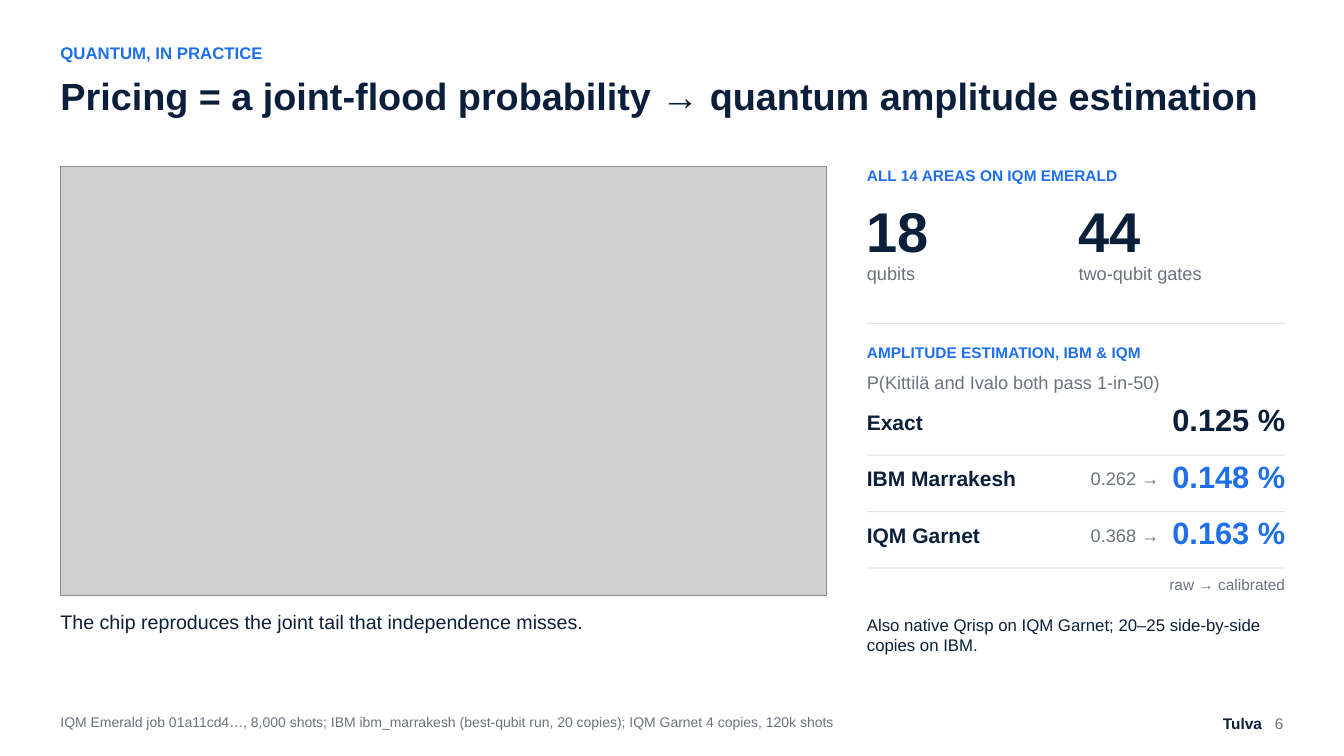
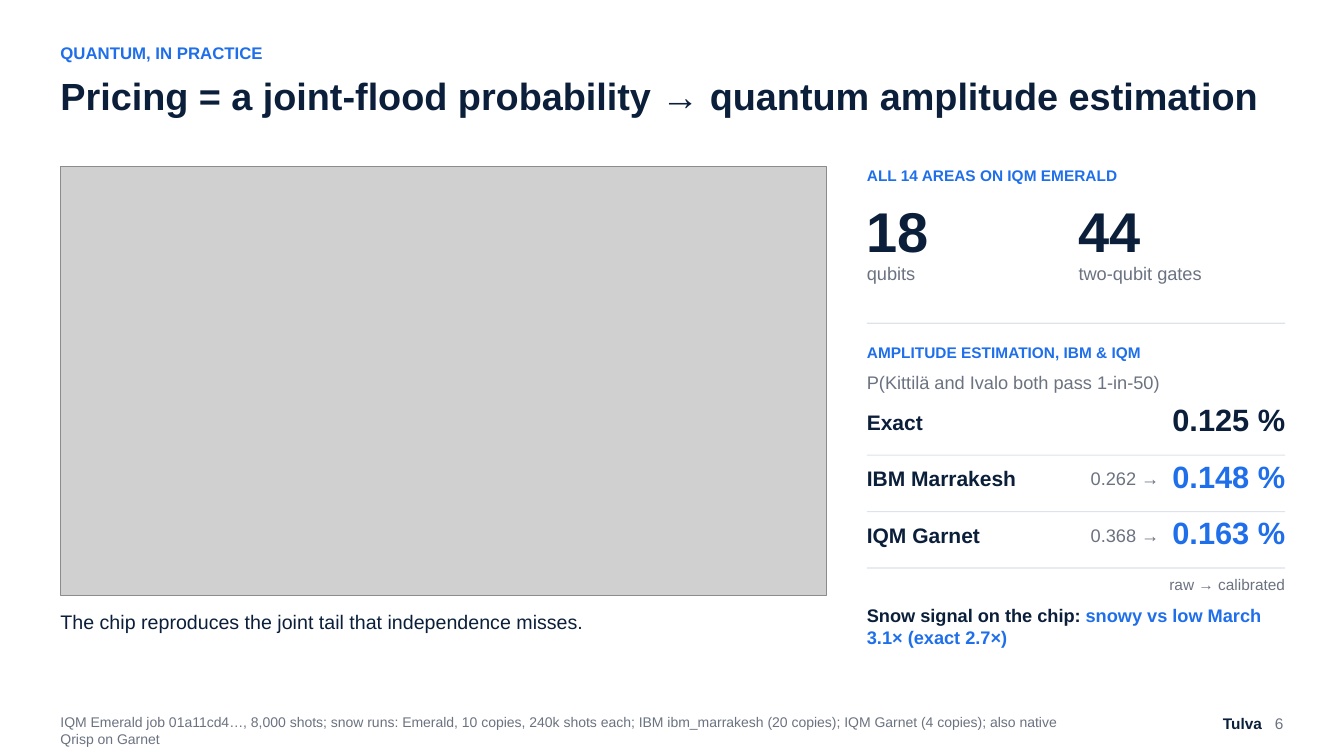
Before and after one commit to Zawaer/tulva, a slide deck: slide 6 of deck/Tulva_QxF2026.pptx. Drawn at 1344x756 pixels with LibreOffice and Linux fonts; fonts in the diff are those of the drawing; grey boxes stand for pictures. Boxes give left, top, right and bottom in pixels: in the first picture for what was removed or moved away, otherwise in the second. Text is boxed around its words. In the diff, an @@ line names an element or a change of style, - is before the commit and + after.

```diff
--- a/deck/Tulva_QxF2026.pptx
+++ b/deck/Tulva_QxF2026.pptx
@@ text at (x1=867, y1=608, x2=1261, y2=648): text changed; size 12 to 13 pt; text colour #0B1F3A to #1F6FEB; bold on @@
-Also native Qrisp on IQM Garnet; 20–25 side-by-side copies on IBM.
+Snow signal on the chip: snowy vs low March 3.1× (exact 2.7×)
@@ text at (x1=60, y1=717, x2=1057, y2=747): text changed @@
-IQM Emerald job 01a11cd4…, 8,000 shots; IBM ibm_marrakesh (best-qubit run, 20 copies); IQM Garnet 4 copies, 120k shots
+IQM Emerald job 01a11cd4…, 8,000 shots; snow runs: Emerald, 10 copies, 240k shots each; IBM ibm_marrakesh (20 copies); IQM Garnet (4 copies); also native Qrisp on Garnet
```
Also in this commit, not shown: 9 other files.
